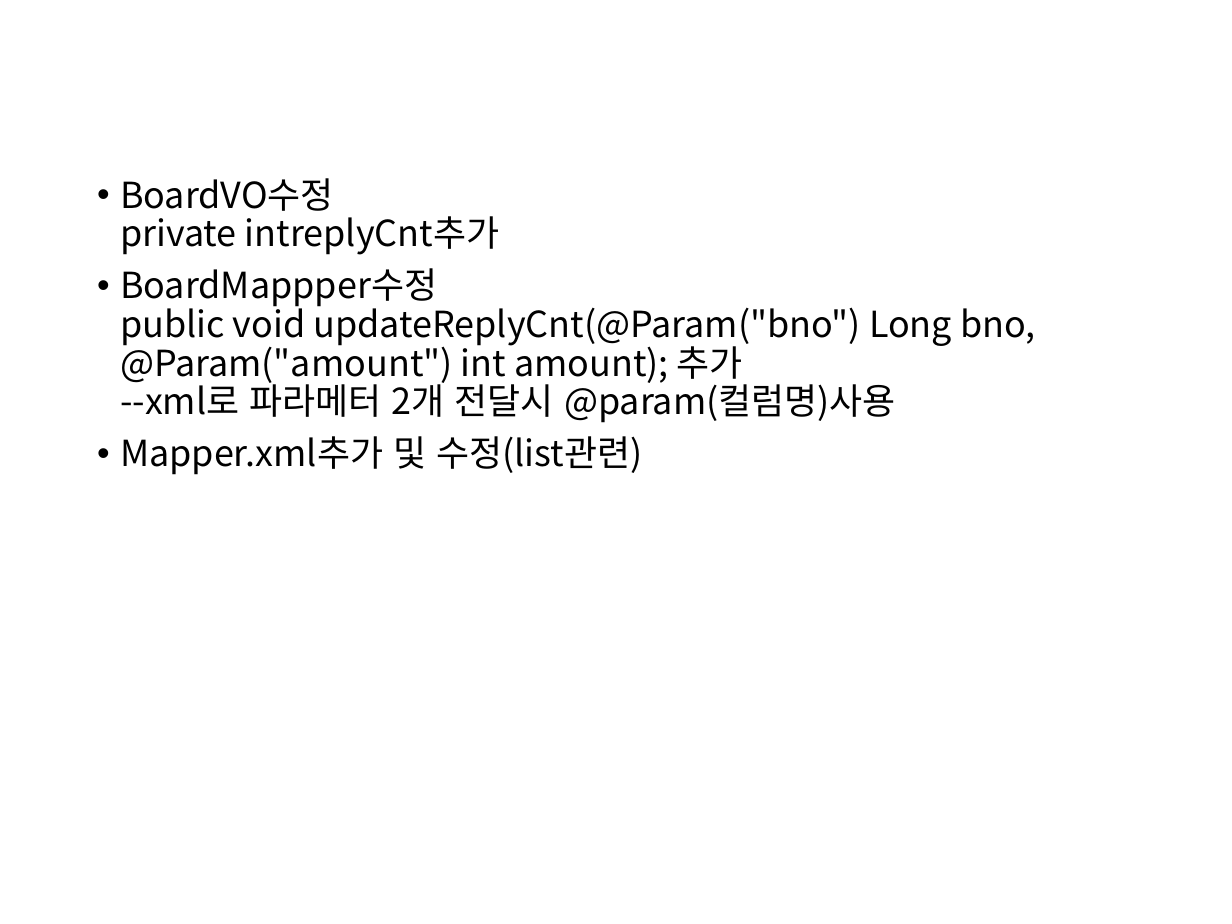
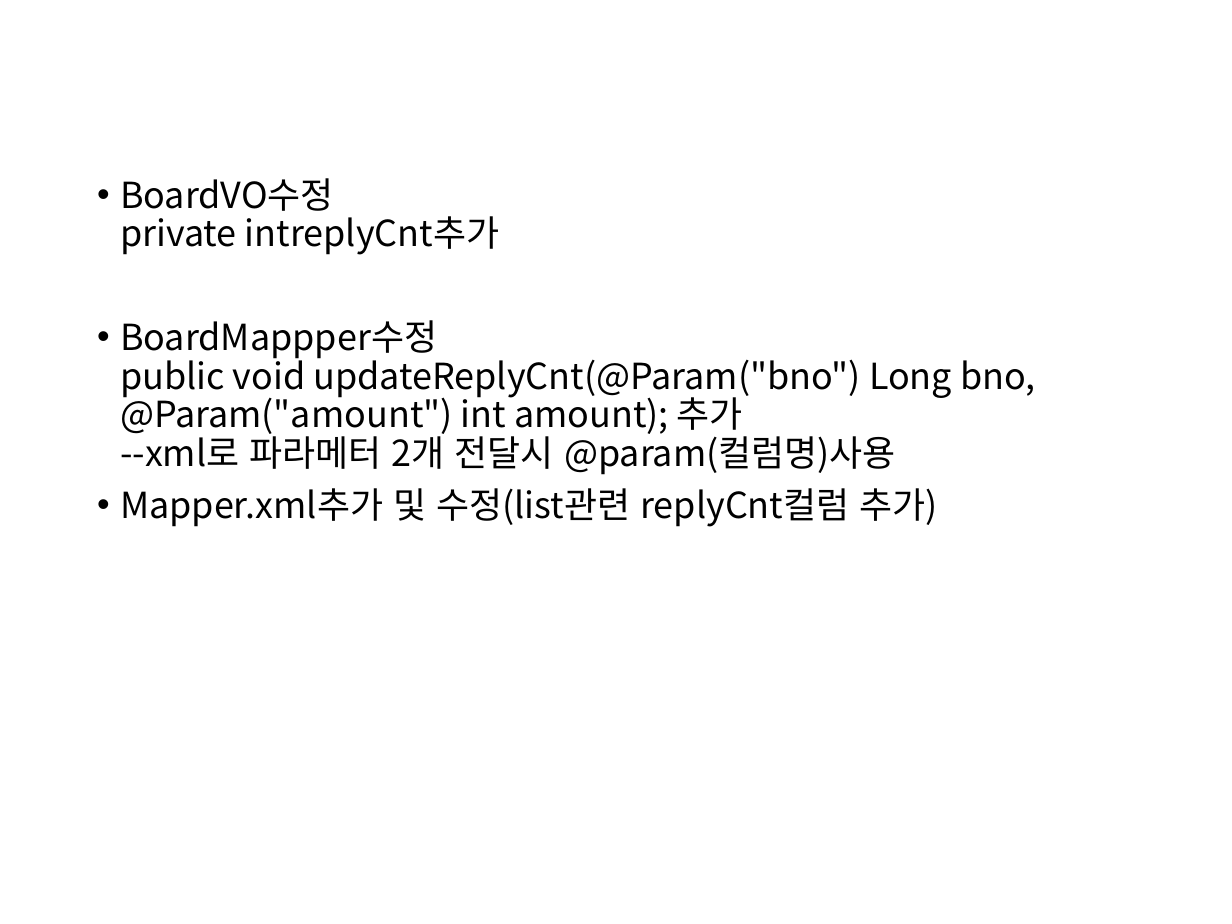
Before and after one commit to itrecipe/Web_Study_ez, a slide deck: slide 26 of spring - 학습자료/코드로 배우는 스프링 웹 프로젝트 (개정판) 학습자료/PART5.pptx. Drawn at 1232x924 pixels with LibreOffice and Linux fonts; fonts in the diff are those of the drawing. Boxes give left, top, right and bottom in pixels: in the first picture for what was removed or moved away, otherwise in the second. Text is boxed around its words. In the diff, an @@ line names an element or a change of style, - is before the commit and + after.

Commit message:
spring_학습자료
23.5.9

```diff
--- a/spring - 학습자료/코드로 배우는 스프링 웹 프로젝트 (개정판) 학습자료/PART5.pptx
+++ b/spring - 학습자료/코드로 배우는 스프링 웹 프로젝트 (개정판) 학습자료/PART5.pptx
@@ text at [120, 488, 938, 527]: text changed @@
-• Mapper.xml추가 및 수정(list관련)
+• Mapper.xml추가 및 수정(list관련 replyCnt컬럼 추가)
```
